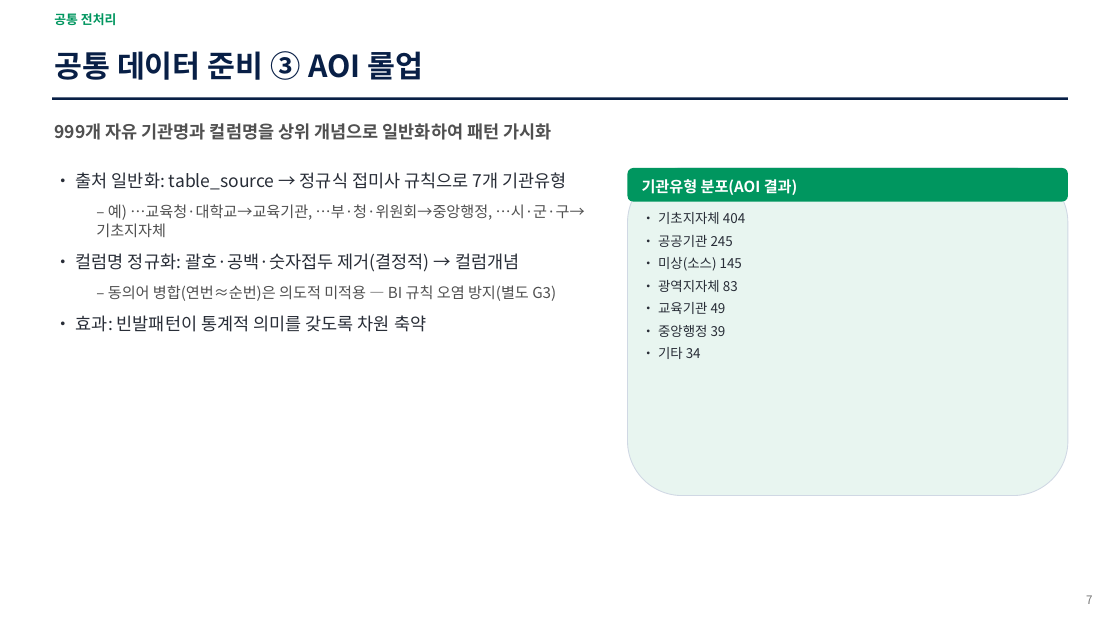
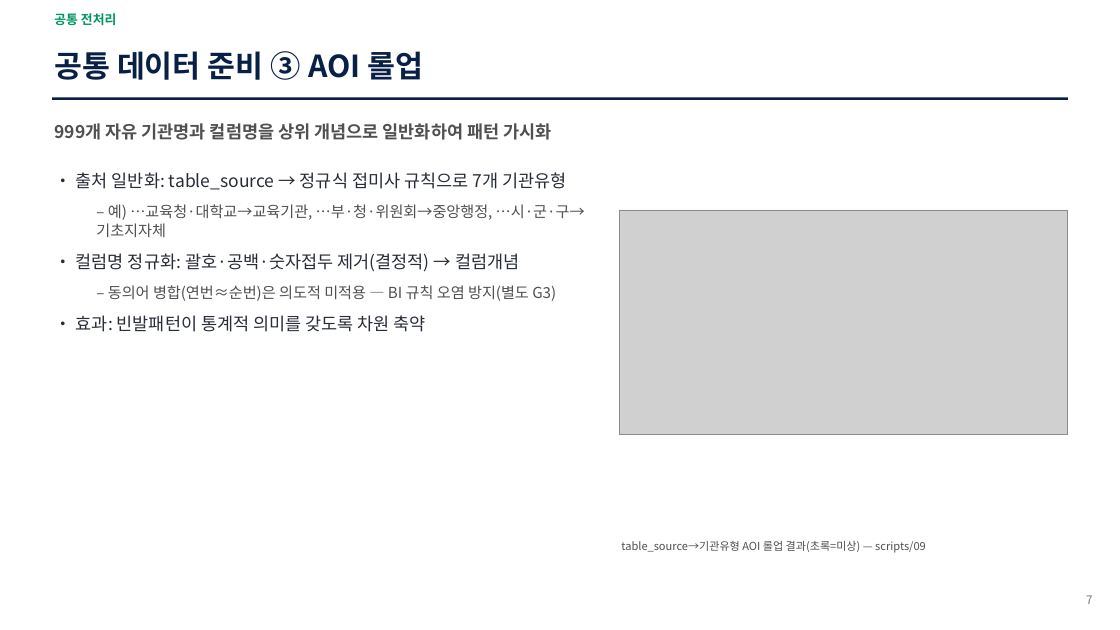
Before and after one commit to yimju/DataIntelligence-project, a slide deck: slide 7 of report/데이터지도_분석보고서.pptx. Drawn at 1120x630 pixels with LibreOffice and Linux fonts; fonts in the diff are those of the drawing; grey boxes stand for pictures. Boxes give left, top, right and bottom in pixels: in the first picture for what was removed or moved away, otherwise in the second. Text is boxed around its words. In the diff, an @@ line names an element or a change of style, - is before the commit and + after.

```diff
--- a/report/데이터지도_분석보고서.pptx
+++ b/report/데이터지도_분석보고서.pptx
@@ rounded rectangle removed at <box>628,168,1068,496</box> @@
@@ rounded rectangle removed at <box>628,168,1068,202</box> @@
@@ text removed at <box>642,179,798,195</box> @@
-기관유형 분포(AOI 결과)
@@ picture added at <box>619,210,1068,434</box> @@
@@ text removed at <box>658,212,745,359</box> @@
-• 기초지자체 404
-• 공공기관 245
-• 미상(소스) 145
-• 광역지자체 83
-• 교육기관 49
-• 중앙행정 39
-• 기타 34
@@ text added at <box>621,541,926,553</box>, 9.5 pt, text #505050 @@
+table_source→기관유형 AOI 롤업 결과(초록=미상) — scripts/09
```
Also in this commit, not shown: 7 other slides changed, 3 slides added, 12 other files.
